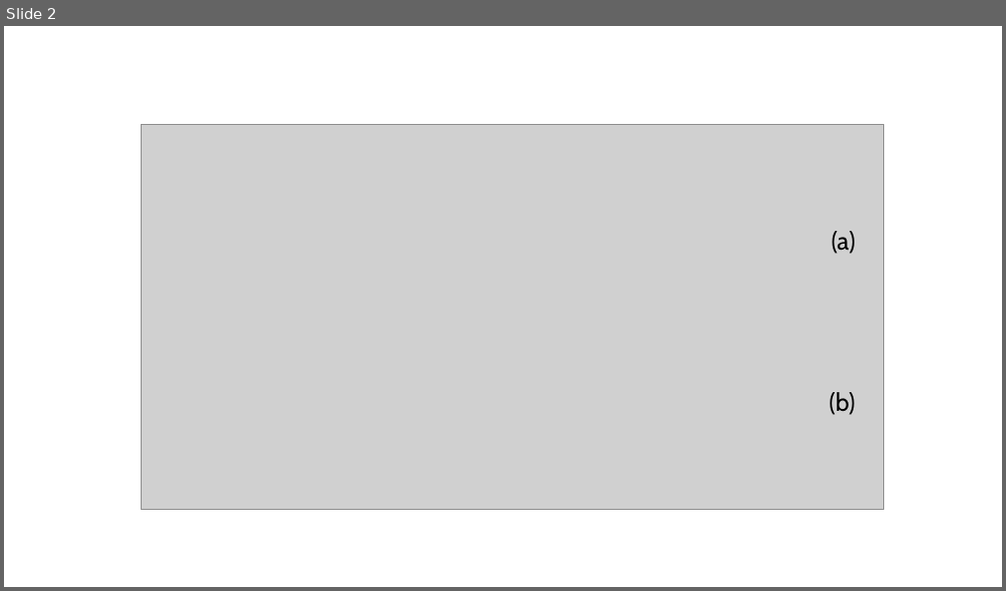
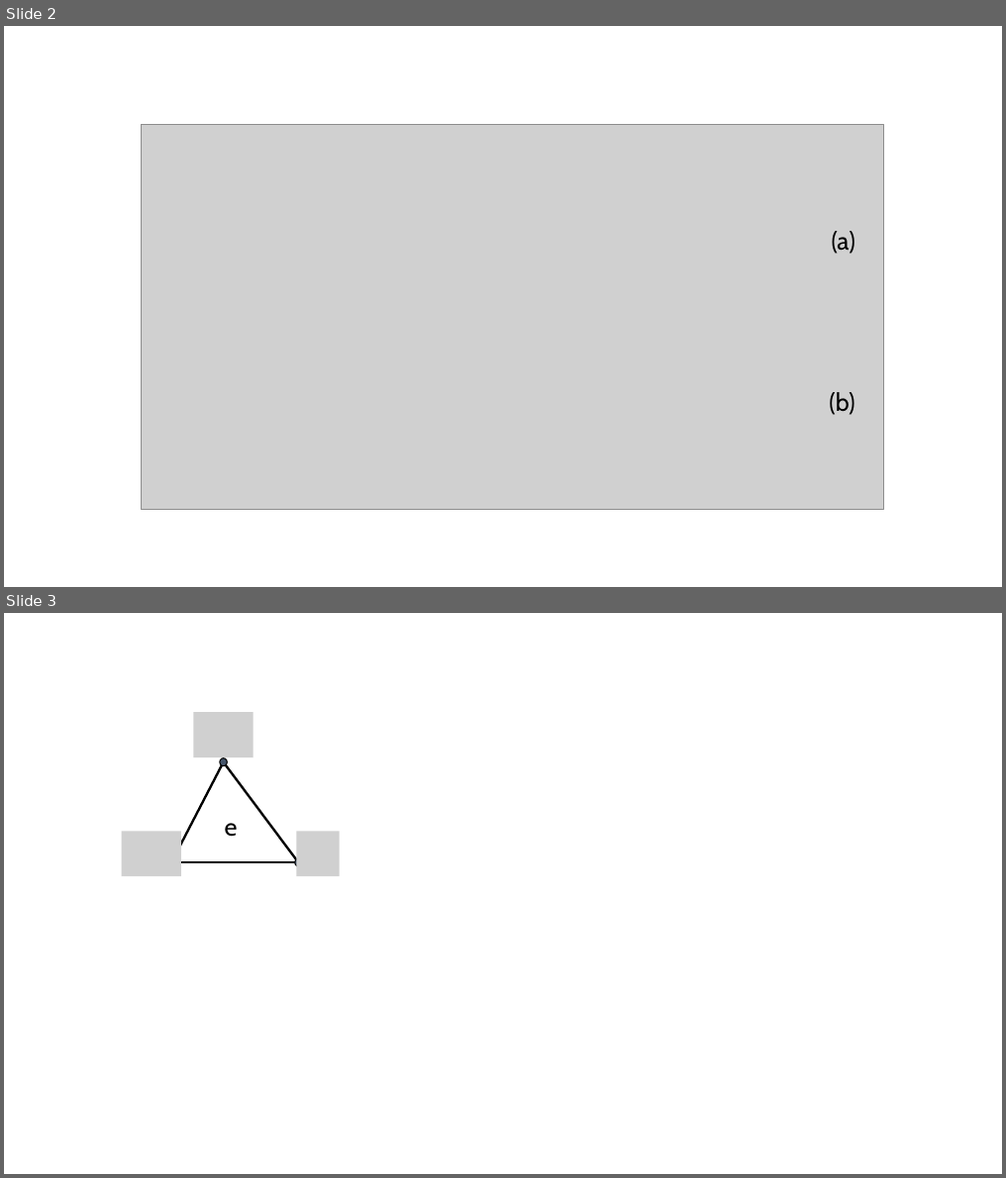
Before and after one commit to samwyss/fem-waveguide, a slide deck: report/figures/Figures.pptx. Shown one above the other, each under a label of ours: slide 2 before the commit, slides 2 and 3 after it. The pictures are 1006x591 and 1006x1178 pixels, drawn with LibreOffice and Linux fonts; fonts in the diff are those of the drawing; grey boxes stand for pictures. Boxes give left, top, right and bottom in pixels: in the first picture for what was removed or moved away, otherwise in the second. Text is boxed around its words. In the diff, an @@ line names an element or a change of style, - is before the commit and + after.

```diff
--- a/report/figures/Figures.pptx
+++ b/report/figures/Figures.pptx
@@ slide 3 added at [4, 613, 1002, 1174], background #FFFFFF @@
@@ picture added at [193, 713, 253, 759] @@
@@ ellipse added at [220, 759, 227, 766], fill #44546A, outline #000000 1 pt @@
@@ line added from (171, 863) to (224, 761), #000000 2.25 pt @@
@@ line added from (298, 863) to (224, 761), #000000 2.25 pt @@
@@ picture added at [122, 831, 181, 876] @@
@@ text added at [225, 823, 238, 837], 24 pt, text #000000 @@
+e
@@ picture added at [297, 831, 340, 876] @@
@@ line added from (171, 863) to (298, 863), #000000 2.25 pt @@
@@ ellipse added at [294, 859, 302, 866], fill #44546A, outline #000000 1 pt @@
```
Also in this commit, not shown: 3 other files.
